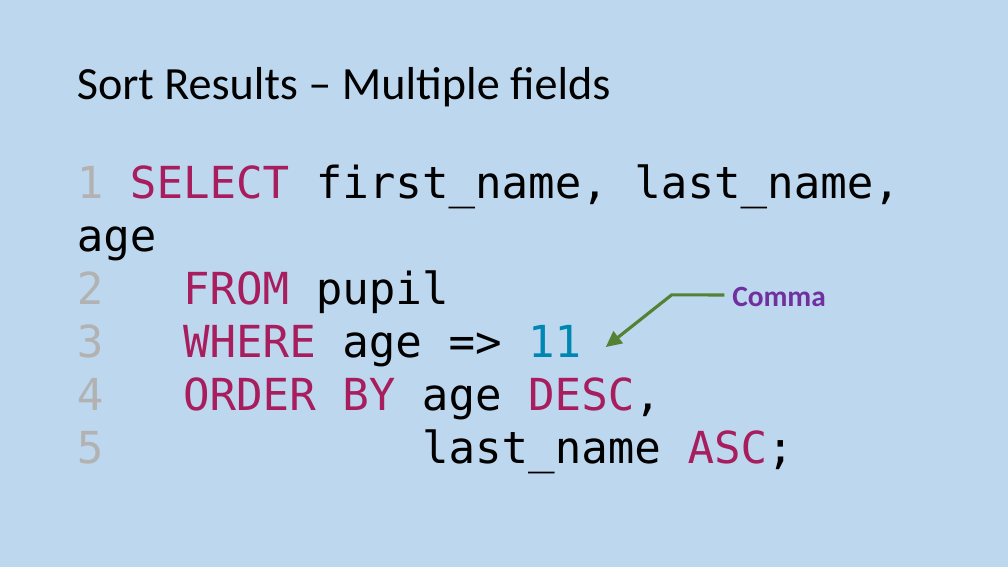
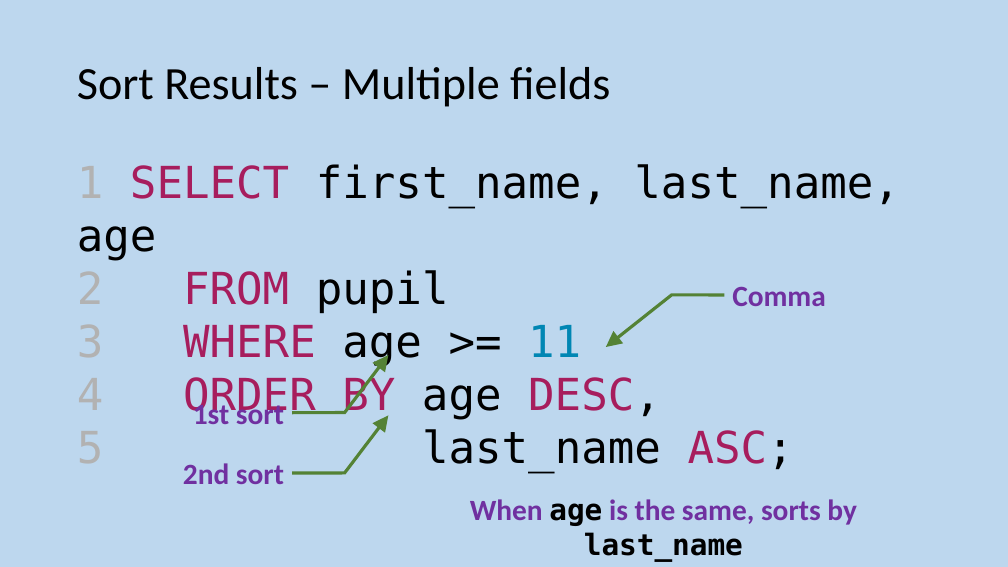
Before and after one commit to MrFriendCS/MrFriendCS.github.io, a slide deck: slide 58 of n5/ddd/N5 CS DDD Slides.pptx. Drawn at 1008x567 pixels with LibreOffice and Linux fonts; fonts in the diff are those of the drawing. Boxes give left, top, right and bottom in pixels: in the first picture for what was removed or moved away, otherwise in the second. Text is boxed around its words. In the diff, an @@ line names an element or a change of style, - is before the commit and + after.

```diff
--- a/n5/ddd/N5 CS DDD Slides.pptx
+++ b/n5/ddd/N5 CS DDD Slides.pptx
@@ text at bbox=[183, 325, 581, 367]: text changed @@
-3 WHERE age => 11
+3 WHERE age >= 11
@@ callout added at bbox=[115, 377, 291, 448], outline #548235 3 pt, 28 pt, text #7030A0, bold @@
+1st sort
@@ callout added at bbox=[115, 438, 291, 509], outline #548235 3 pt, 28 pt, text #7030A0, bold @@
+2nd sort
@@ text added at bbox=[470, 499, 856, 561], 28 pt, text #7030A0, bold @@
+When age is the same, sorts by last_name
```
Also in this commit, not shown: 3 other slides changed, 1 other file.
